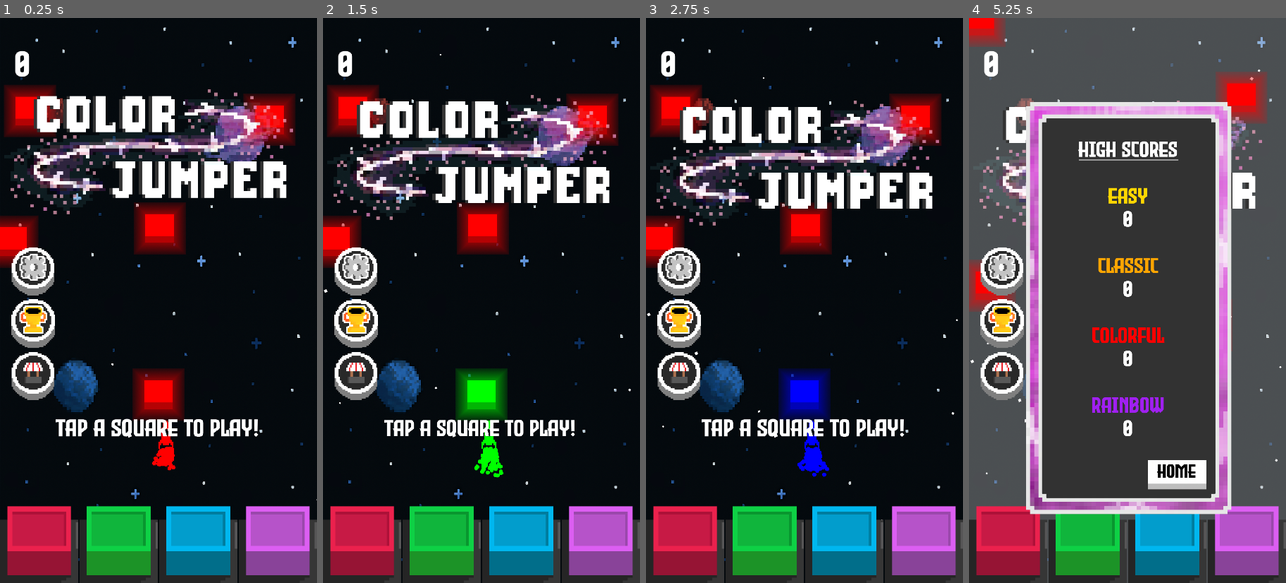
Above: before the commit, frames 1-4 (left to right).
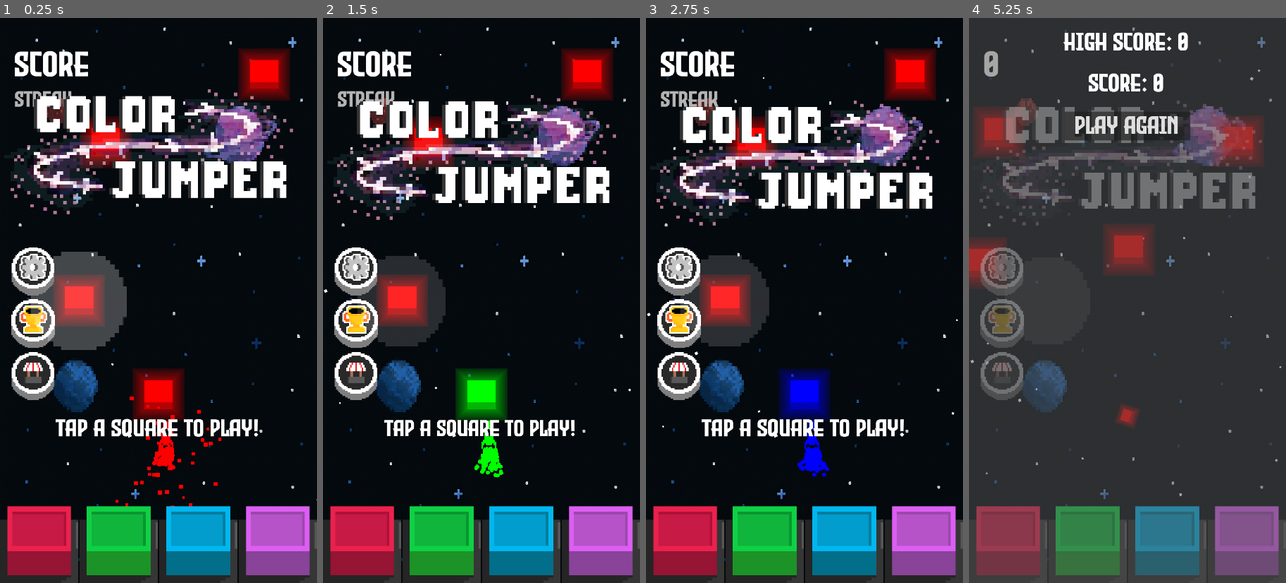
Above: after the commit, the same moments.

Repository: Xavier-Royer/Color-Jumper
Game: Godot game, scene res://Main.tscn
Two runs of this game, one before a commit and one after it. Both use one fixed random seed, a clock stepped at 60 frames per second and the inputs below.
Inputs (mouse positions are in pixels of both pictures, inside the frame that each line leads up to):
- Up to frame 1 (0.25 s): no input
- Up to frame 2 (1.5 s): click (361, 543) at 0.5 s; click (440, 543) at 1.25 s
- Up to frame 3 (2.75 s): click (845, 543) at 2 s
- Up to frame 4 (5.25 s): click (1247, 543) at 2.75 s; click (1000, 373) at 3.5 s; click (1175, 475) at 4.25 s; click (1003, 323) at 5 s

The runs differ from the first frame. In frame 1, 12% of the frame differs, in the area x 0-94%, y 5-87%; in frame 2, 11%; in frame 3, 11%; in frame 4, 68%, in the area x 0-100%, y 0-100%.

Commit message:
tutorial start

Diff:
--- a/Main.tscn
+++ b/Main.tscn
@@ -34,6 +34,8 @@
 [ext_resource type="Texture2D" uid="uid://dcglq86o48wui" path="res://textures/shop_pressed.png" id="23_gb15f"]
 [ext_resource type="Texture2D" uid="uid://bu1035dk1g7wk" path="res://textures/playerskins/spaceship.png" id="29_5mvff"]
 [ext_resource type="Script" uid="uid://dr5w573nvvrov" path="res://rainbow_screen_over_lay.gd" id="30_o7g6l"]
+[ext_resource type="Shader" uid="uid://chajdioaygigy" path="res://allWhiteTempshader.gdshader" id="31_5mkgo"]
+[ext_resource type="Texture2D" uid="uid://b6wl0k4kpw3sp" path="res://textures/ScaledDownCoin.png" id="32_3ccbu"]
 [ext_resource type="Texture2D" uid="uid://cuejerl8xogne" path="res://RainbowColorGradient.tres" id="34_sph85"]
 
 [sub_resource type="ParticleProcessMaterial" id="ParticleProcessMaterial_fos0i"]
@@ -162,6 +164,72 @@
 hue_variation_min = -1.0
 hue_variation_max = 1.0
 
+[sub_resource type="ShaderMaterial" id="ShaderMaterial_ny7u2"]
+shader = ExtResource("31_5mkgo")
+
+[sub_resource type="Animation" id="Animation_x3yn0"]
+resource_name = "Hover"
+length = 2.0
+loop_mode = 1
+step = 0.0333333
+tracks/0/type = "value"
+tracks/0/imported = false
+tracks/0/enabled = true
+tracks/0/path = NodePath("Pointer:modulate")
+tracks/0/interp = 1
+tracks/0/loop_wrap = true
+tracks/0/keys = {
+"times": PackedFloat32Array(0, 1, 2),
+"transitions": PackedFloat32Array(1.5, 1.5, 1.5),
+"update": 0,
+"values": [Color(1, 1, 1, 0.27451), Color(1, 1, 1, 0.0784314), Color(1, 1, 1, 0.27451)]
+}
+tracks/1/type = "value"
+tracks/1/imported = false
+tracks/1/enabled = true
+tracks/1/path = NodePath("Pointer:scale")
+tracks/1/interp = 1
+tracks/1/loop_wrap = true
+tracks/1/keys = {
+"times": PackedFloat32Array(0, 1, 2),
+"transitions": PackedFloat32Array(1.5, 1.5, 1.5),
+"update": 0,
+"values": [Vector2(3.5, 3.5), Vector2(3, 3), Vector2(3.5, 3.5)]
+}
+
+[sub_resource type="Animation" id="Animation_1w2xm"]
+length = 0.001
+tracks/0/type = "value"
+tracks/0/imported = false
+tracks/0/enabled = true
+tracks/0/path = NodePath("Pointer:modulate")
+tracks/0/interp = 1
+tracks/0/loop_wrap = true
+tracks/0/keys = {
+"times": PackedFloat32Array(0),
+"transitions": PackedFloat32Array(1),
+"update": 0,
+"values": [Color(1, 1, 1, 1)]
+}
+tracks/1/type = "value"
+tracks/1/imported = false
+tracks/1/enabled = true
+tracks/1/path = NodePath("Pointer:scale")
+tracks/1/interp = 1
+tracks/1/loop_wrap = true
+tracks/1/keys = {
+"times": PackedFloat32Array(0),
+"transitions": PackedFloat32Array(1),
+"update": 0,
+"values": [Vector2(1, 1)]
+}
+
+[sub_resource type="AnimationLibrary" id="AnimationLibrary_gngx1"]
+_data = {
+&"Hover": SubResource("Animation_x3yn0"),
+&"RESET": SubResource("Animation_1w2xm")
+}
+
 [sub_resource type="RectangleShape2D" id="RectangleShape2D_r0du0"]
 size = Vector2(8.85825, 30)
 
@@ -806,6 +874,29 @@
 lifetime = 1.3
 speed_scale = 3.0
 process_material = SubResource("ParticleProcessMaterial_bg4s2")
+
+[node name="Pointer" type="TextureRect" parent="ScreenManager/GameScreen/UI"]
+material = SubResource("ShaderMaterial_ny7u2")
+layout_mode = 1
+anchors_preset = 8
+anchor_left = 0.5
+anchor_top = 0.5
+anchor_right = 0.5
+anchor_bottom = 0.5
+offset_left = -64.0
+offset_top = -64.0
+offset_right = 64.0
+offset_bottom = 64.0
+grow_horizontal = 2
+grow_vertical = 2
+pivot_offset = Vector2(64, 64)
+texture = ExtResource("32_3ccbu")
+metadata/_edit_use_anchors_ = true
+
+[node name="PointerAnimation" type="AnimationPlayer" parent="ScreenManager/GameScreen/UI"]
+libraries = {
+&"": SubResource("AnimationLibrary_gngx1")
+}
 
 [node name="Objects" type="Node2D" parent="ScreenManager/GameScreen"]
 z_index = -1
--- /dev/null
+++ b/allWhiteTempshader.gdshader
@@ -0,0 +1,16 @@
+shader_type canvas_item;
+
+void vertex() {
+	// Called for every vertex the material is visible on.
+}
+
+void fragment() {
+	COLOR.r = 1.0;
+	COLOR.b = 1.0;
+	COLOR.g  = 1.0;
+}
+
+//void light() {
+//	// Called for every pixel for every light affecting the CanvasItem.
+//	// Uncomment to replace the default light processing function with this one.
+//}
--- a/game_screen.gd
+++ b/game_screen.gd
@@ -1,13 +1,5 @@
 extends CanvasLayer
 
-#change block hitbox done
-#make player move down w screen done
-#make spikes have cool down
-#make blocks less common after spike
-#make blocks not be able to be on edge
-#change game modes, easy, classic, extreme/colorful and rainbow
-#make tutorial
-#add sound?
 
 
 signal gameOverScreen
@@ -59,7 +51,7 @@
 var lastBlockSpawned = null
 
 
-var gameState = "OVER" #OVER, READY, PLAYING
+var gameState = "TUTORIAL" #OVER, READY, PLAYING, TUTORIAL
 var gameRunTime = 0
 var blockSpawnTime = 0
 var screen_size
@@ -85,6 +77,10 @@
 
 var oldRainbowTweenBar
 var oldRainbowTweenParticles
+
+
+var tutorialBlockPositions = []
+var tutorialStep = 0
 
 
 func _ready() -> void:
@@ -107,7 +103,10 @@
 	#rainbowTweenBar = create_tween()
 	#rainbowTweenParticles = create_tween()
 
-	loadGame()
+	if gameState != "TUTORIAL":
+		loadGame()
+	else:
+		loadTutorial()
 
 
 
@@ -339,7 +338,26 @@
 		#ensure its not where the buttons are
 		#mouse position over buttons check shouldnt be needed anymore as now were using mouse emulation and passthrough fitlers
 		#hi dominic that is a pretty cool comment
-		if mousePosition.y < $UI/ColorButtons.position.y and gameState != "OVER":
+		if gameState == "TUTORIAL":
+			var blockPosition = tutorialBlockPositions[tutorialStep]
+			if (mousePosition.x < blockPosition.x + 100 and  mousePosition.x > blockPosition.x - 100) and (mousePosition.y < blockPosition.y + 100 and  mousePosition.y > blockPosition.y + -100):
+				tutorialStep+=1
+				if not tutorialStep > len(tutorialBlockPositions)-1:
+					$UI/Pointer.position = tutorialBlockPositions[tutorialStep] -Vector2(64,64)
+				#jump
+				var playerPosition  = player.get_global_position()
+				direction = mousePosition-playerPosition
+				direction = direction.normalized()
+				player.blockOn.collision_layer = 0
+				player.blockOn.delete()
+				player.blockOn = null
+				currentBlock = null
+				#Change direction of the player to look at mouse
+				player.look_at(mousePosition)
+				player.rotation += deg_to_rad(90)
+
+
+		elif mousePosition.y < $UI/ColorButtons.position.y and gameState != "OVER":
 			#if player.velocity == Vector2(0,0):
 			if currentBlock != null:
 				#Begin game if in ready position
@@ -397,6 +415,19 @@
 		movingObjects.position.y += delta*gameSpeed
 		#update score
 		$UI/Score.text = str(comma_format(str(score)))
+
+	if gameState == "TUTORIAL":
+		gameSpeed =2000
+		player.velocity = speed*direction
+		player.gameSpeed = gameSpeed
+		if player.velocity != Vector2.ZERO:
+
+			movingObjects.position.y += delta*gameSpeed
+			for i in range(len(tutorialBlockPositions)):
+				tutorialBlockPositions[i].y +=delta*gameSpeed
+			print(tutorialBlockPositions)
+			if not tutorialStep > len(tutorialBlockPositions)-1:
+				$UI/Pointer.position = tutorialBlockPositions[tutorialStep] - Vector2(64,64)
 
 #nice function
 func comma_format(num_str: String) -> String:
@@ -630,3 +661,68 @@
 
 func hideRainbowParticles():
 	$UI/RainbowParticles.hide()
+
+
+func loadTutorial():
+	#reset player
+	gameRunTime = 0
+	player.reset()
+	$RainbowTimer.stop()
+	$FlashTimer.stop()
+	$Objects/Player/ColorRect.material.set_shader_parameter("rainbow",false)
+	$UI/RainBowBar.hide()
+	$UI/RainbowParticles.position = $UI/RainBowBar.position + Vector2(60,885)#$UI/RainBowBar.size.y*2)
+	$UI/RainbowParticles.hide()
+	$UI/RainbowScreenOverLay.hide()
+	rainbowOver = true
+
+	#reset velocity and delete game screen objects
+	player.velocity = Vector2(0,0)
+	for i in movingObjects.get_children():
+		if i.name != "Player":
+			i.queue_free()
+	movingObjects.position.y = 0
+
+	#show the player
+	player.show()
+	blocksSpawned = 0
+	currentBlock = null
+	changeColor("RED")
+	player.rotation =0
+
+
+	#Spawn all of the setup blocks
+	var block = blockScene.instantiate()
+	movingObjects.add_child(block)
+	block.position = Vector2(screen_size.x / 2,screen_size.y * (2.0/3.0))
+	block.setColor("RED")
+
+	block = blockScene.instantiate()
+	movingObjects.add_child(block)
+	block.position = Vector2(screen_size.x / 4.0,screen_size.y * (5.00/10.0))
+	tutorialBlockPositions.append(block.position)
+	block.setColor("RED")
+
+	block = blockScene.instantiate()
+	movingObjects.add_child(block)
+	block.position = Vector2(screen_size.x * (2.0/6.0),screen_size.y * (2.2/10.0))
+	tutorialBlockPositions.append(block.position)
+	block.setColor("RED")
+
+	block = blockScene.instantiate()
+	movingObjects.add_child(block)
+	block.position = Vector2(screen_size.x * (5.0/6.0),screen_size.y * (1.0/10.0))
+	tutorialBlockPositions.append(block.position)
+	block.setColor("RED")
+
+	block = blockScene.instantiate()
+	movingObjects.add_child(block)
+	block.position = Vector2(screen_size.x * (4.0/6.0),screen_size.y * (-.17))
+	tutorialBlockPositions.append(block.position)
+	block.setColor("GREEN")
+
+
+	player.position = Vector2(screen_size.x / 2,screen_size.y * (21.0/30.0))
+	player.velocity = Vector2(0, -7000)
+	$UI/Pointer.position = tutorialBlockPositions[tutorialStep] -Vector2(64,64)
+	$UI/PointerAnimation.play("Hover")
Not shown: 1 places in Main.tscn that only renumber resources
Not shown, added: allWhiteTempshader.gdshader.uid
